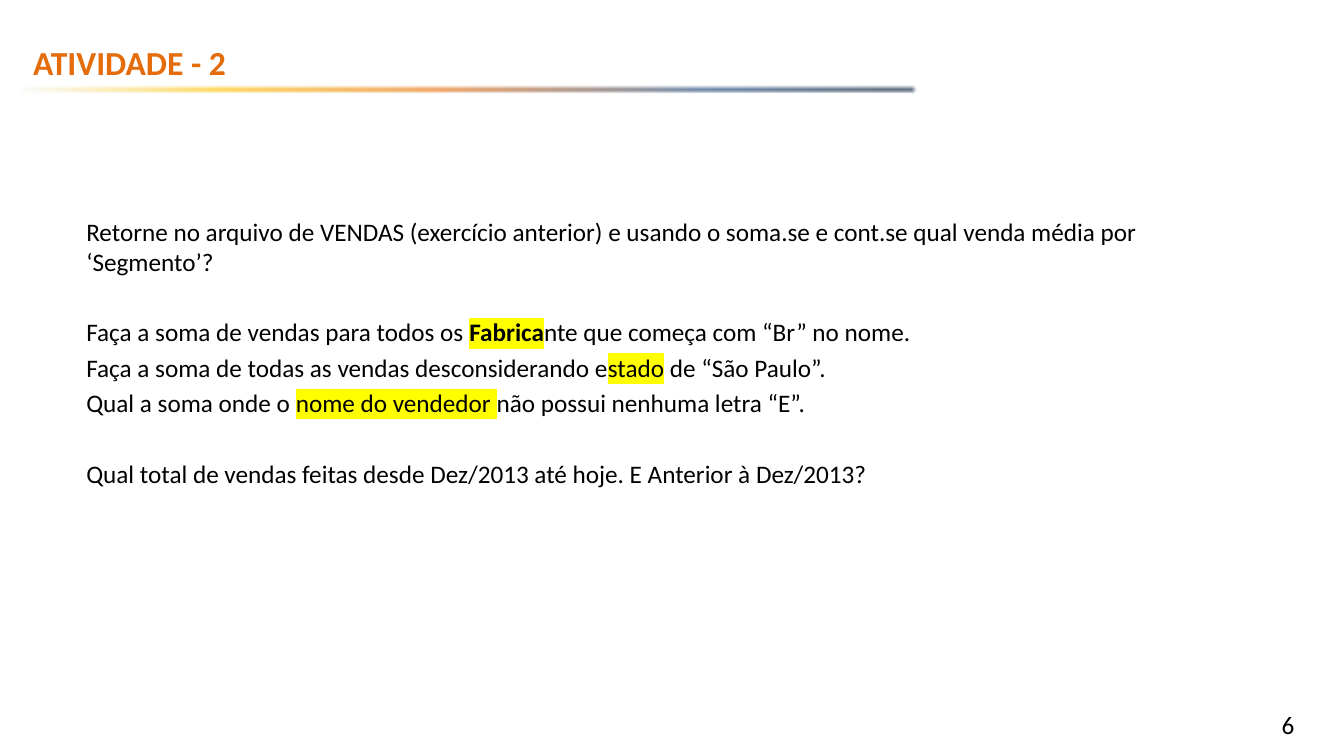
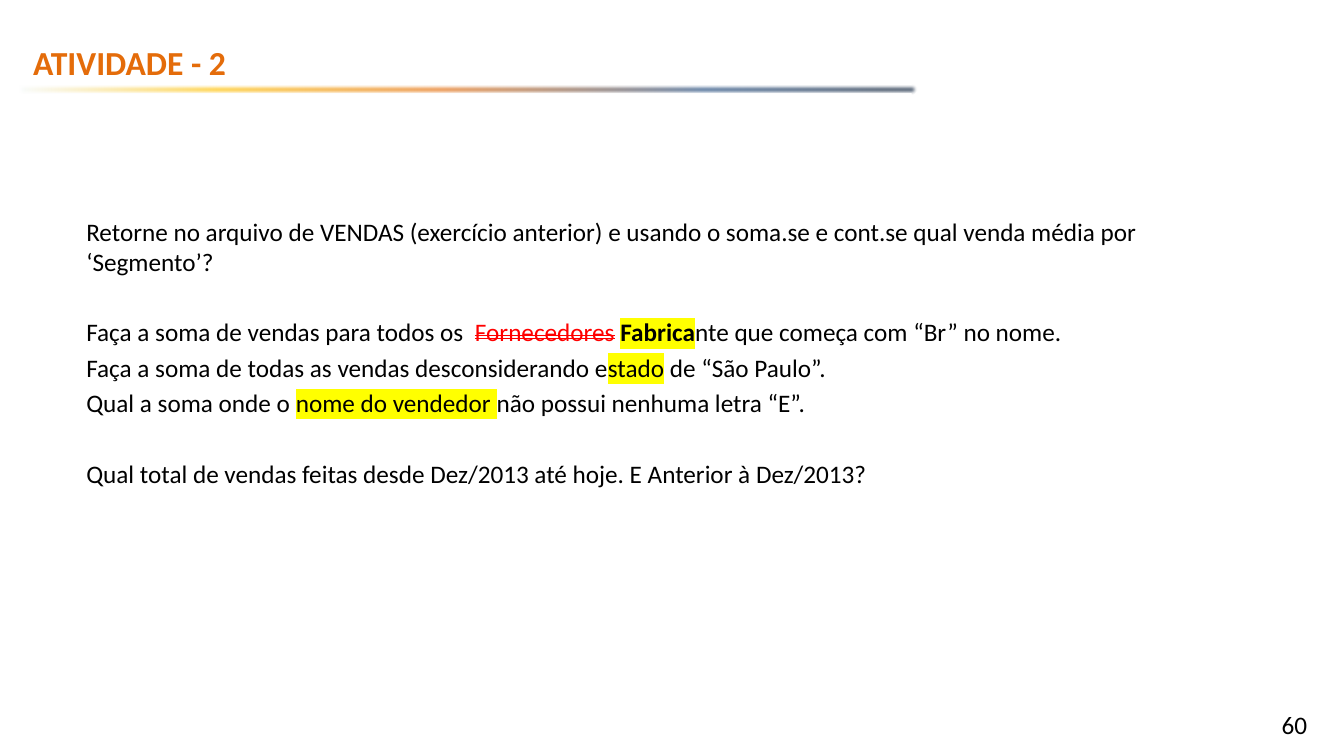
Before and after one commit to emerson-fenrir/Excel_Basico, a slide deck: slide 60 of Professor/Aula3.pptx (slide 6 before the commit). Drawn at 1344x756 pixels with LibreOffice and Linux fonts; fonts in the diff are those of the drawing; background and template pictures are left out. Boxes give left, top, right and bottom in pixels: in the first picture for what was removed or moved away, otherwise in the second. Text is boxed around its words. In the diff, an @@ line names an element or a change of style, - is before the commit and + after.

Commit message:
Aula 5 - 3 para natal

```diff
--- a/Professor/Aula3.pptx
+++ b/Professor/Aula3.pptx
@@ text at (x1=86, y1=321, x2=1061, y2=348): text changed @@
-Faça a soma de vendas para todos os Fabricante que começa com “Br” no nome.
+Faça a soma de vendas para todos os Fornecedores Fabricante que começa com “Br” no nome.
@@ page number at (x1=1282, y1=717, x2=1308, y2=734): text changed @@
-6
+60
```
Also in this commit, not shown: 5 other slides changed, 67 slides added, 1 other file.
